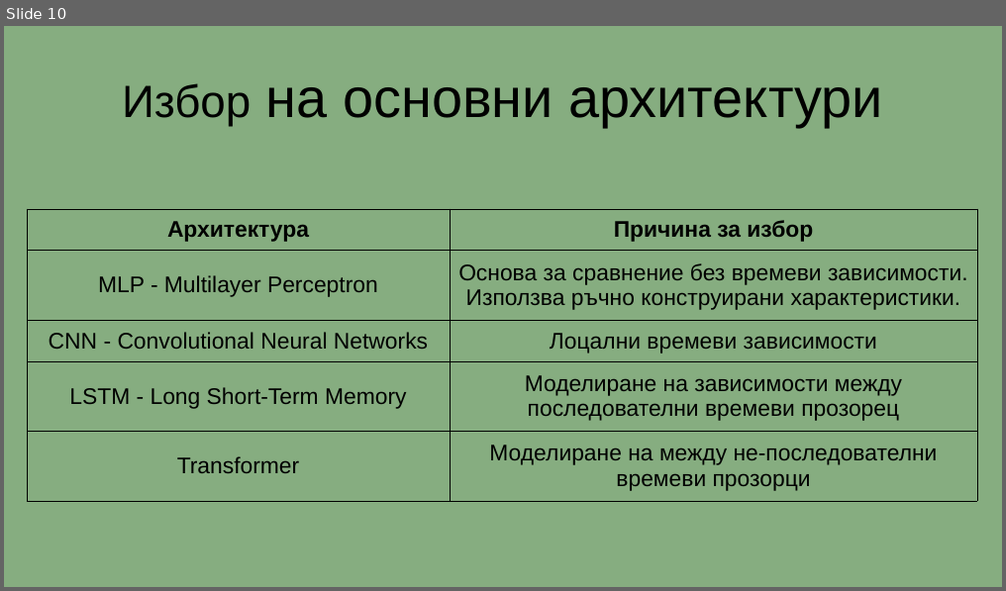
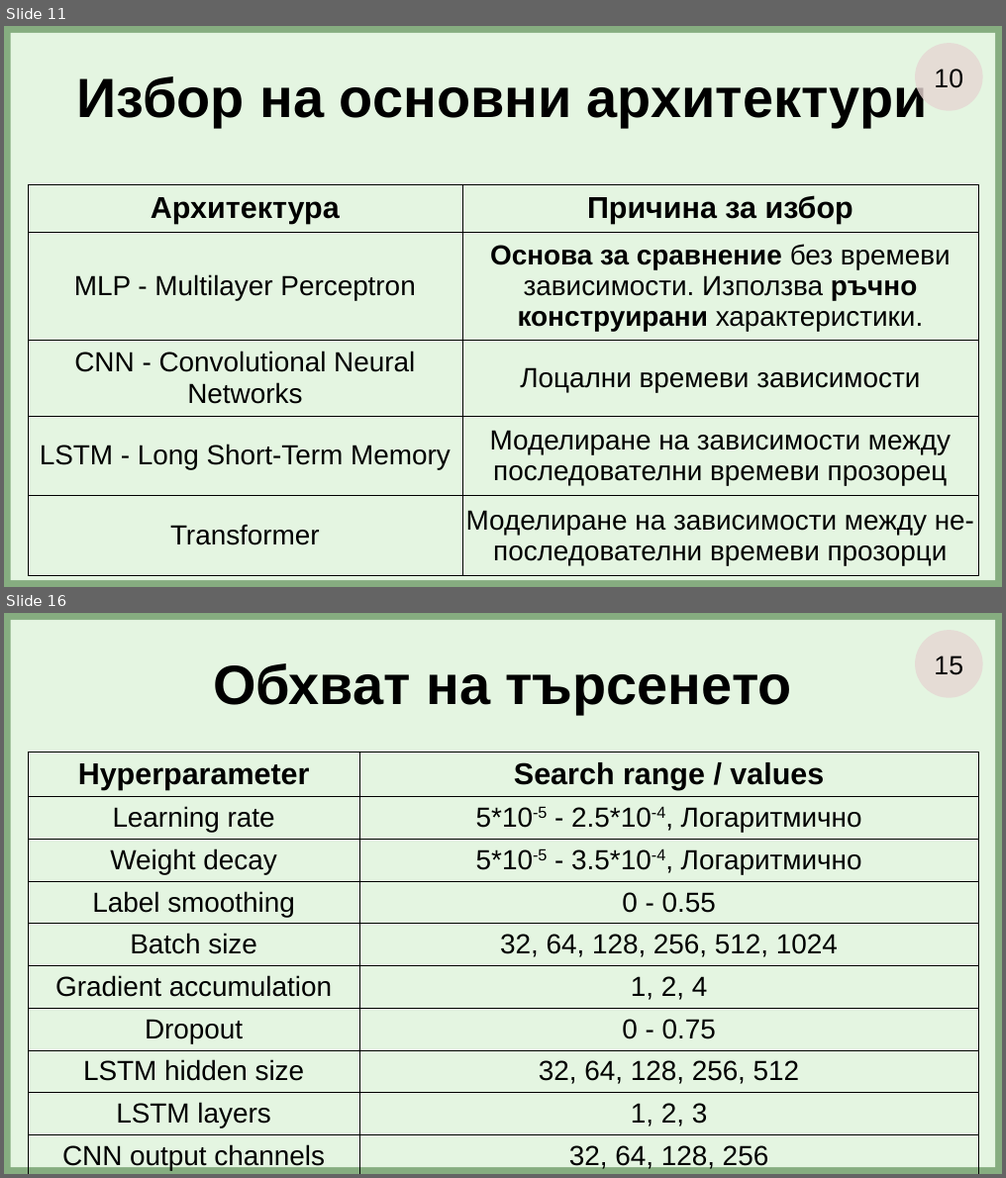
Before and after one commit to GeorgeChaparov/University-Theses, a slide deck: Presentation.odp. Shown one above the other, each under a label of ours: slide 10 before the commit, slides 11 and 16 after it; the slides between them are not shown. The pictures are 1006x591 and 1006x1178 pixels, drawn with LibreOffice and Linux fonts; fonts in the diff are those of the drawing. Boxes give left, top, right and bottom in pixels: in the first picture for what was removed or moved away, otherwise in the second. Text is boxed around its words. In the diff, an @@ line names an element or a change of style, - is before the commit and + after.

```diff
--- a/Presentation.odp
+++ b/Presentation.odp
@@ slide 16 added at (4, 613, 1002, 1174), background #86AD80 @@
@@ rectangle added at (10, 619, 996, 1167), fill #E4F5E1 @@
@@ ellipse added at (915, 630, 983, 698), fill #E6D6D3 at 80% opacity, 21 pt, text #000000 @@
+15
@@ title added at (213, 663, 792, 714), 44 pt, text #000000, bold @@
+Обхват на търсенето
@@ table added at (28, 752, 978, 1174), 11 rows, 2 columns @@
+Hyperparameter | Search range / values
+Learning rate | 5*10-5 - 2.5*10-4, Логаритмично
+Weight decay | 5*10-5 - 3.5*10-4, Логаритмично
+Label smoothing | 0 - 0.55
+Batch size | 32, 64, 128, 256, 512, 1024
+Gradient accumulation | 1, 2, 4
+Dropout | 0 - 0.75
+LSTM hidden size | 32, 64, 128, 256, 512
+LSTM layers | 1, 2, 3
+CNN output channels | 32, 64, 128, 256
+CNN channel multiplier | 1, 2
@@ what was slide 10 is now slide 11 @@
@@ slide 11 changed as well @@
@@ rectangle added at (10, 32, 996, 580), fill #E4F5E1 @@
@@ title "Избор на основни архитектури" at (77, 76, 928, 127): size 36 to 44 pt in "Избор"; bold on @@
@@ ellipse added at (915, 43, 983, 111), fill #E6D6D3 at 80% opacity, 21 pt, text #000000 @@
+10
@@ table at (28, 184, 978, 570) @@
-row 5, column 2: Моделиране на между не-последователни времеви прозорци
+row 5, column 2: Моделиране на зависимости между не-последователни времеви прозорци
@@ size 18 to 24 pt in "Архитектура", "Причина за избор" @@
@@ size 18 to 22 pt in "MLP - Multilayer Perceptron", "Основа за сравнение без времеви зависимости. Използва ...", "CNN - Convolutional Neural Networks", "Лоцални времеви зависимости" and 3 more places @@
@@ bold on in "Основа за сравнение ръчно конструирани" @@
@@ table: place and size @@
-table at (27, 209, 977, 501)
+table at (28, 184, 978, 570)
```
Also in this commit, not shown: 8 other slides changed, 15 other slides added, 13 slides removed, 7 other files.
